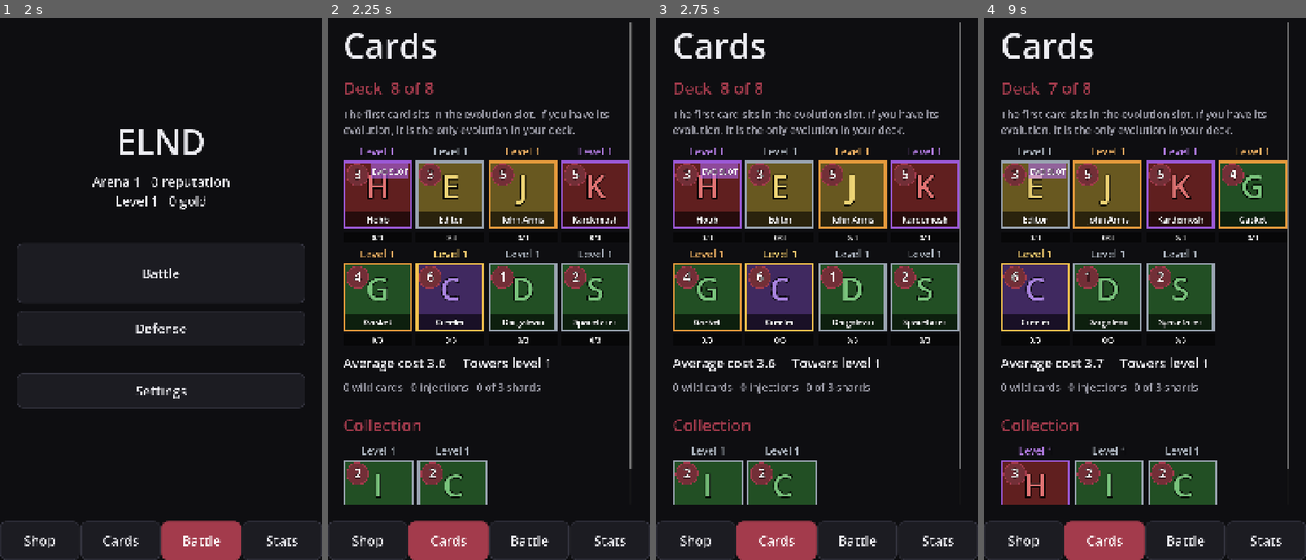
Above: before the commit, frames 1-4 (left to right).
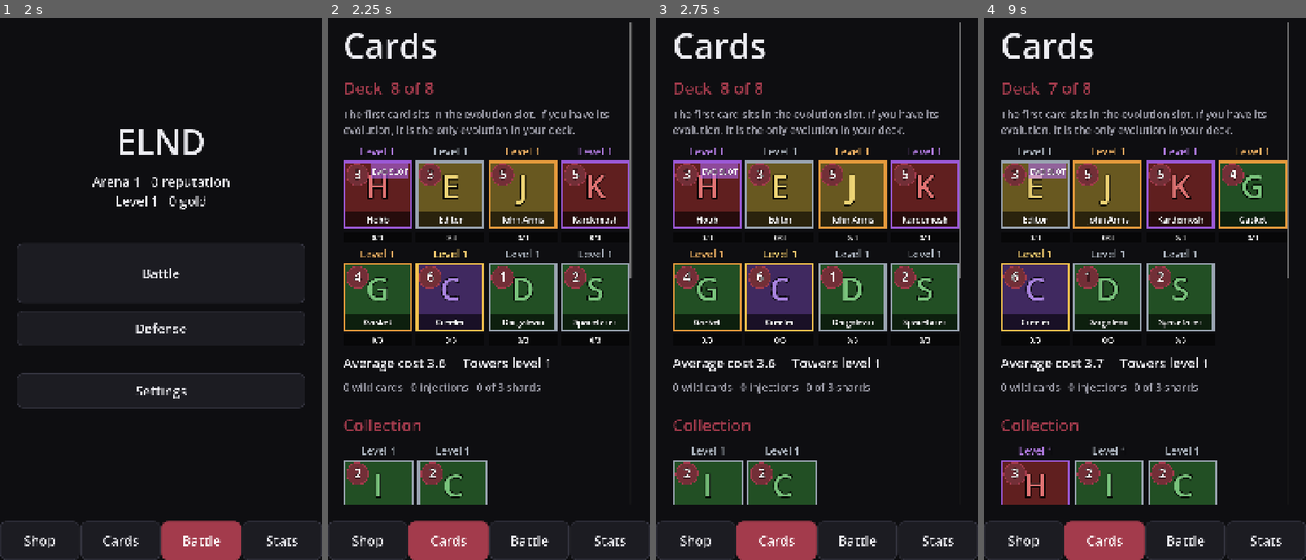
Above: after the commit, the same moments.

Repository: HenryElendheim/ELND
Game: Godot game, scene res://scenes/splash.tscn
Same seed, same stepped clock (60 frames per second), same inputs: the game is played once before the commit and once after it.
Inputs (mouse positions are in pixels of both pictures, inside the frame that each line leads up to):
- Up to frame 1 (2 s): tap Enter at 0.5 s; move the mouse to (231, 245) at 0.52 s; click (231, 245) at 0.67 s; drag from (96, 299) to (144, 386) at 1.27 s
- Up to frame 2 (2.25 s): click "Cards" at 2 s
- Up to frame 3 (2.75 s): no input
- Up to frame 4 (9 s): click (1035, 196) at 2.77 s; click (1106, 196) at 3.52 s; click (1180, 196) at 4.27 s; click (1251, 196) at 5.02 s; click (1035, 294) at 5.77 s; click (1106, 294) at 6.52 s; click (1180, 294) at 7.27 s; click (1251, 294) at 8.02 s; click (1035, 494) at 8.77 s

Frame 1 is identical in both runs. In frame 2, 0.2% of the frame differs, in the area x 93-95%, y 48-84%; in frame 3, 0.2%; in frame 4, 0.2%.

Commit message:
Show locked cards, levels in battle, and what spells are doing
The Cards screen now lists cards from later arenas under Locked, each
with the arena that unlocks it, and tapping one shows what it does.

In battle every troop, building and tower shows its level above its
health bar. Spells flash where they land, and troops show what's
happening to them: a red aura while enraged, dark spikes while slowed,
a dark haze while filled with dread, a grey ring while chained and
yellow sparks while stunned. The Danger Zone's backlash bursts red, and
clones streak in from their original.

Diff:
--- a/scenes/deck.gd
+++ b/scenes/deck.gd
@@ -38,7 +38,44 @@
 		add(Ui.spacer(12))
 		add(Ui.label("Collection", "HeadingLabel"))
 		add(_grid(rest, false))
+	var locked := _locked_cards()
+	if not locked.is_empty():
+		add(Ui.spacer(12))
+		add(Ui.label("Locked", "HeadingLabel"))
+		add(Ui.label("These turn up in chests once you reach their arena. Tap one to see what it does.", "MutedLabel"))
+		var grid := GridContainer.new()
+		grid.columns = COLUMNS
+		for id in locked:
+			var tile := CardTile.new(id, true)
+			tile.locked = true
+			tile.pressed.connect(func() -> void: _peek(id))
+			grid.add_child(tile)
+		add(grid)
 	add_back_button()
+
+
+## Cards from later arenas, soonest first. Neutralized cards stay hidden.
+static func _locked_cards() -> Array:
+	var cards: Dictionary = Data.table("cards").cards
+	var playable: Array = Data.table("battle").playable_types
+	var found := []
+	for id in cards:
+		var card: Dictionary = cards[id]
+		if card.get("type") in playable and not card.get("neutralized", false) and int(card.get("unlock_arena", 1)) > Progress.arena():
+			found.append(id)
+	found.sort_custom(func(a: String, b: String) -> bool: return _order(cards[a]) < _order(cards[b]))
+	return found
+
+
+## Sorts by unlock arena first and card number second.
+static func _order(card: Dictionary) -> int:
+	return int(card.get("unlock_arena", 1)) * 1000 + int(card.number)
+
+
+## Opens a locked card's details with no buttons, since it cannot go in a deck yet.
+func _peek(id: String) -> void:
+	_detail = CardDetail.new(id, [])
+	add_child(_detail)
 
 
 func _grid(ids: Array, in_deck: bool) -> GridContainer:
--- a/scripts/battle/abilities/enrage.gd
+++ b/scripts/battle/abilities/enrage.gd
@@ -13,6 +13,7 @@
 		for troop in _enraged:
 			if troop.alive():
 				sim.deal_damage(null, troop, troop.max_hp * number("backlash"))
+				sim.events.append({"type": "backlash", "pos": troop.pos})
 		_enraged.clear()
 		unit.hp = 0.0
 		return
@@ -22,4 +23,5 @@
 			troop.attack_speed *= haste
 			troop.move_speed *= haste
 			troop.damage_taken *= number("damage_taken")
+			troop.enraged = true
 			_enraged[troop] = true
--- a/scripts/battle/abilities/spike_field.gd
+++ b/scripts/battle/abilities/spike_field.gd
@@ -16,6 +16,7 @@
 		var stay: float = _inside.get(victim, 0.0) + sim.tick
 		still_inside[victim] = stay
 		victim.move_speed *= 1.0 - number("slow")
+		victim.slowed = true
 		var grow := 1.0 + floorf(stay) * number("growth_per_second")
 		sim.deal_damage(unit, victim, number("damage_per_second") * grow * sim.tick, false)
 	_inside = still_inside
--- a/scripts/battle/arena_view.gd
+++ b/scripts/battle/arena_view.gd
@@ -38,6 +38,8 @@
 
 var _tile := 1.0
 var _origin := Vector2.ZERO
+## Groups whose level has already been drawn this frame, so a swarm shows it once.
+var _level_shown := {}
 var _class_colours := {}
 
 
@@ -59,6 +61,12 @@
 				_effects.append({"pos": event.pos, "amount": 0.0, "age": 0.0, "burst": true, "team": event.team})
 			"death":
 				_effects.append({"pos": event.pos, "amount": 0.0, "age": 0.0, "puff": true})
+			"cast":
+				_effects.append({"pos": event.pos, "amount": 0.0, "age": 0.0, "cast": true, "radius": event.radius, "card": event.card})
+			"backlash":
+				_effects.append({"pos": event.pos, "amount": 0.0, "age": 0.0, "backlash": true})
+			"cloned":
+				_effects.append({"pos": event.pos, "from": event.from, "amount": 0.0, "age": 0.0, "cloned": true})
 			"lightning":
 				_effects.append({"pos": event.pos, "from": event.from, "amount": 0.0, "age": 0.0, "bolt": true})
 			"tower_down":
@@ -90,6 +98,7 @@
 	_tile = floorf(minf(size.x / width, size.y / length))
 	_origin = ((size - Vector2(width, length) * _tile) / 2.0).floor()
 	_class_colours = Data.table("cards").classes
+	_level_shown.clear()
 
 	for y in int(length):
 		for x in int(width):
@@ -146,6 +155,7 @@
 		at.y -= r * 0.6
 	if unit.evolved:
 		_draw_evolution_glow(at, r, unit.is_building(), motion)
+	_draw_status(unit, at, r, motion, false)
 	UnitArt.draw_ability_art(self, unit, sim, at, r, _tile, motion, false)
 	if unit.is_building():
 		var box := Rect2(at - Vector2(r, r), Vector2(r, r) * 2.0)
@@ -158,13 +168,57 @@
 		draw_arc(at, r, 0, TAU, 32, team_colour, 4.0)
 		_draw_label(at, CardTile.short_name(unit.id), r)
 	UnitArt.draw_ability_art(self, unit, sim, at, r, _tile, motion, true)
+	_draw_status(unit, at, r, motion, true)
 
 	if show_hitboxes:
 		draw_arc(at, r, 0, TAU, 32, Color.YELLOW, 2.0)
 	if unit.is_tower() or unit.hp < unit.max_hp:
 		_draw_health(at - Vector2(r, r + 14), r * 2.0, unit.hp / unit.max_hp, team_colour)
+	var top := r + 14
 	if unit.shield > 0.0:
-		_draw_health(at - Vector2(r, r + 26), r * 2.0, unit.shield / unit.max_hp, Color("#E8D9C0"))
+		top = r + 26
+		_draw_health(at - Vector2(r, top), r * 2.0, unit.shield / unit.max_hp, Color("#E8D9C0"))
+	# Towers all share group zero, so they are told apart by the unit itself.
+	var key: Variant = unit.group if unit.group > 0 else unit
+	if not _level_shown.has(key):
+		_level_shown[key] = true
+		_draw_level(unit, at - Vector2(0, top + 4), team_colour)
+
+
+## The level sits just above the health bar in small text with a dark outline. Towers show theirs a little bigger.
+## A swarm shows its level once, over the first member drawn, which keeps a crowd readable.
+func _draw_level(unit: Unit, bottom: Vector2, team_colour: Color) -> void:
+	var font := ThemeDB.fallback_font
+	var font_size := maxi(int(_tile * (0.55 if unit.is_tower() else 0.4)), 12)
+	var text := "Lv %d" % unit.level
+	var width := font.get_string_size(text, HORIZONTAL_ALIGNMENT_LEFT, -1, font_size).x
+	var spot := bottom - Vector2(width / 2.0, 0)
+	draw_string_outline(font, spot, text, HORIZONTAL_ALIGNMENT_LEFT, -1, font_size, maxi(font_size / 5, 3), Color.BLACK)
+	draw_string(font, spot, text, HORIZONTAL_ALIGNMENT_LEFT, -1, font_size, team_colour.lightened(0.45))
+
+
+## Shows what spells and abilities are doing to a unit right now. Behind it: a red flickering aura while enraged,
+## a ring of dark spikes while slowed, a dark haze while filled with dread, and a grey ring while chained.
+## In front: yellow sparks circling over its head while stunned. Without motion everything stays still but still shows.
+func _draw_status(unit: Unit, at: Vector2, r: float, motion: bool, front: bool) -> void:
+	var wobble := sin(sim.time * 14.0 + unit.group) if motion else 0.0
+	if front:
+		if unit.stun_left > 0.0 and unit.alive():
+			for i in 3:
+				var angle := TAU * i / 3.0 + (sim.time * 5.0 if motion else 0.0)
+				draw_circle(at + Vector2(cos(angle) * r * 0.7, -r * 1.1 + sin(angle) * r * 0.2), maxf(r * 0.14, 3.0), Color("#FFE45C"))
+		return
+	if unit.enraged:
+		draw_circle(at, r * (1.3 + 0.08 * wobble), Color(1.0, 0.25, 0.15, 0.35))
+	if unit.slowed:
+		for i in 8:
+			var direction := Vector2.from_angle(TAU * i / 8.0)
+			var base := at + direction * r * 1.05
+			draw_colored_polygon(PackedVector2Array([base - direction.orthogonal() * r * 0.12, base + direction * r * 0.35, base + direction.orthogonal() * r * 0.12]), Color(0.1, 0.1, 0.12, 0.85))
+	if unit.dread > 0.0:
+		draw_circle(at, r * 1.2, Color(0.25, 0.1, 0.35, 0.35))
+	if unit.link_until > sim.time:
+		draw_arc(at, r * 1.15, 0, TAU, 24, Color("#C8C8D0"), 3.0)
 
 
 ## An evolved unit sits in a soft purple glow with a bright purple ring, which pulses gently unless reduced motion is on.
@@ -217,6 +271,25 @@
 		var reach := share if motion else 0.6
 		draw_arc(at, _tile * (0.3 + 1.2 * reach), 0, TAU, 32, Color(team_colour, 0.9 * (1.0 - share)), 5.0)
 		return
+	# A spell lands with a flash over its whole area and a ring that sweeps out to its edge, in the card's class colour.
+	if effect.get("cast", false):
+		var colour := Color(_class_colours.get(Data.table("cards").cards[effect.card].get("class", ""), "#FFFFFF"))
+		var reach: float = effect.radius * _tile
+		draw_circle(at, reach, Color(colour.lightened(0.3), 0.35 * (1.0 - share)))
+		draw_arc(at, reach * (0.3 + 0.7 * share if motion else 1.0), 0, TAU, 48, Color(Color.WHITE, 1.0 - share), 5.0)
+		return
+	# The Danger Zone's backlash cracks each troop it enraged, with short red lines bursting out.
+	if effect.get("backlash", false):
+		for i in 6:
+			var direction := Vector2.from_angle(TAU * i / 6.0 + 0.4)
+			var length := _tile * (0.4 + 0.5 * (share if motion else 0.5))
+			draw_line(at + direction * _tile * 0.25, at + direction * length, Color(1, 0.25, 0.2, 1.0 - share), 4.0)
+		return
+	# A clone appears with a cyan streak from its original and a soft cyan puff.
+	if effect.get("cloned", false):
+		draw_line(_to_screen(effect.from), at, Color(UnitArt.CYAN, 0.8 * (1.0 - share)), 4.0)
+		draw_circle(at, _tile * (0.3 + 0.4 * (share if motion else 0.5)), Color(UnitArt.CYAN, 0.4 * (1.0 - share)))
+		return
 	# The Cloud's lightning is a jagged pale bolt from the cloud down to the troop, with a flash where it lands.
 	if effect.get("bolt", false):
 		var top := _to_screen(effect.from)
--- a/scripts/battle/battle_sim.gd
+++ b/scripts/battle/battle_sim.gd
@@ -220,6 +220,7 @@
 		_give_abilities(unit, card, evolved)
 		made.append(unit)
 		if unit.is_spell():
+			events.append({"type": "cast", "pos": unit.pos, "radius": unit.radius, "card": card_id})
 			_cast(unit, card)
 	return made
 
@@ -270,7 +271,7 @@
 	copy.group = _next_group
 	units.append(copy)
 	_give_abilities(copy, Data.table("cards").cards[copy.id], false)
-	events.append({"type": "placed", "pos": copy.pos, "team": copy.team})
+	events.append({"type": "cloned", "pos": copy.pos, "from": original.pos})
 	return copy
 
 
--- a/scripts/battle/unit.gd
+++ b/scripts/battle/unit.gd
@@ -98,6 +98,9 @@
 var blinking := false
 ## True while The Devil In The Forest is charming the troops that see it.
 var charming := false
+## True while The Danger Zone enrages the unit, and while The Spiker's field slows it, so the screen can show it.
+var enraged := false
+var slowed := false
 
 
 func alive() -> bool:
@@ -138,6 +141,8 @@
 	goal_override = null
 	blinking = false
 	charming = false
+	enraged = false
+	slowed = false
 
 
 ## Reads the unit's numbers from its data entry. Health keeps the same share it had,
--- a/scripts/ui/card_detail.gd
+++ b/scripts/ui/card_detail.gd
@@ -149,6 +149,8 @@
 	if card.has("radius"):
 		stats.append(["Area", "%.1f tiles" % float(card.radius)])
 	var lines := [[stats, ""]]
+	if int(Progress.card(card_id).level) <= 0:
+		lines.append(["Locked. It turns up in chests from Arena %d." % int(card.get("unlock_arena", 1)), "MutedLabel"])
 	if card.has("how_it_works"):
 		lines.append(["How it works", "HeadingLabel"])
 		lines.append([card.how_it_works, ""])
--- a/scripts/ui/card_tile.gd
+++ b/scripts/ui/card_tile.gd
@@ -17,6 +17,8 @@
 var card_id := ""
 ## Shows the level above the tile and the bar of copies toward the next level under it.
 var show_progress := false
+## A card the player cannot get yet. It is drawn dimmed, with the arena that unlocks it where the level would be.
+var locked := false
 ## Glows purple, which marks a card in the evolution slot with its evolution unlocked, or one ready to come out evolved.
 var evolution := false
 ## On the Cards screen, marks a tile sitting in the deck's evolution slot.
@@ -93,19 +95,29 @@
 
 	if button_pressed:
 		draw_rect(tile, Color.WHITE, false, 6.0)
+	if locked:
+		draw_rect(tile, Color(0, 0, 0, 0.55))
 	if show_progress:
 		_draw_progress(font, Rect2(0, tile.end.y + GAP, size.x, BAR_HEIGHT))
 
 
 ## The card's level sits above the tile in its rarity colour, which means it reads at a glance before the card itself.
+## A locked card shows the arena that unlocks it there instead.
 func _draw_level(font: Font, colour: Color) -> void:
 	var level := int(Progress.card(card_id).level)
 	var text_value := "Max level" if level >= Progress.max_card_level() else "Level %d" % level
+	if locked:
+		text_value = "Arena %d" % int(Data.table("cards").cards[card_id].get("unlock_arena", 1))
+		colour = Color(0.75, 0.75, 0.8)
 	_centred(font, text_value, Vector2(size.x / 2.0, LEVEL_HEIGHT * 0.8), int(LEVEL_HEIGHT * 0.8), colour.lightened(0.2), size.x - 8)
 
 
 ## A bar filling toward the next level with the copies on it, or "Max" once the card is at the top level.
 func _draw_progress(font: Font, bar: Rect2) -> void:
+	if locked:
+		draw_rect(bar, Color(0, 0, 0, 0.5))
+		_centred(font, "Locked", Vector2(bar.get_center().x, bar.get_center().y + bar.size.y * 0.25), int(bar.size.y * 0.62), Color(0.75, 0.75, 0.8), bar.size.x - 8)
+		return
 	var progress := Progress.card(card_id)
 	var level := int(progress.level)
 	var needed := Progress.copies_for_next(maxi(level, 1))
Not shown, changed: docs/project-notes.md
